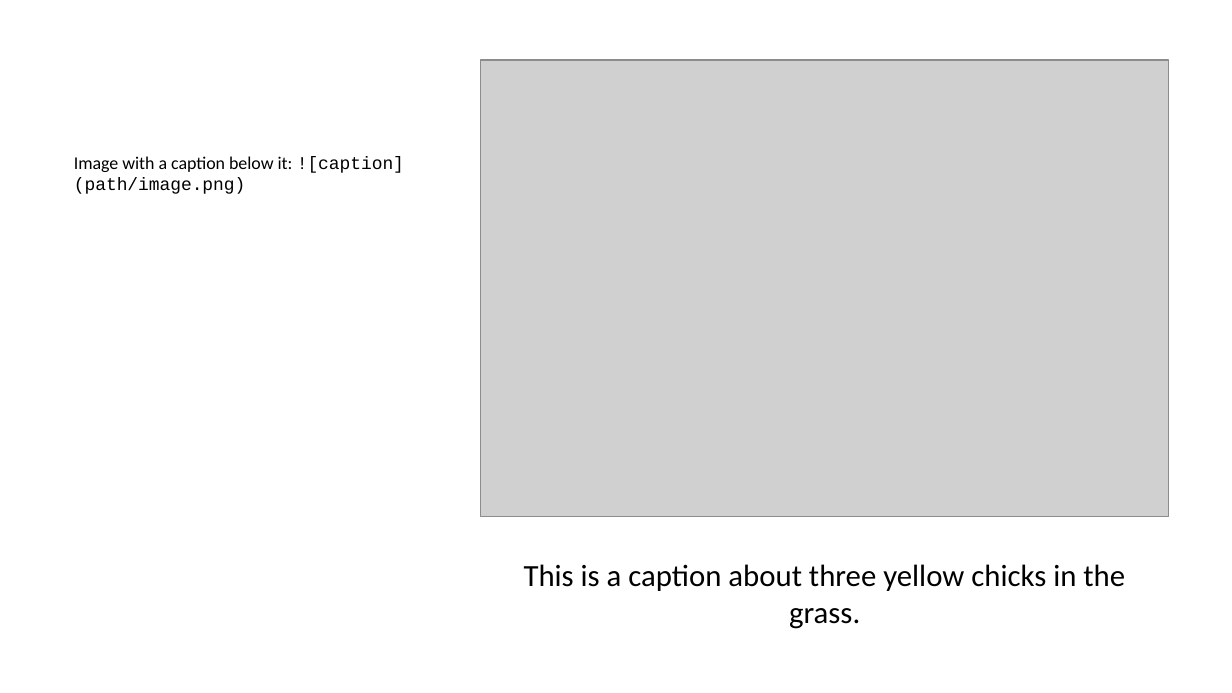
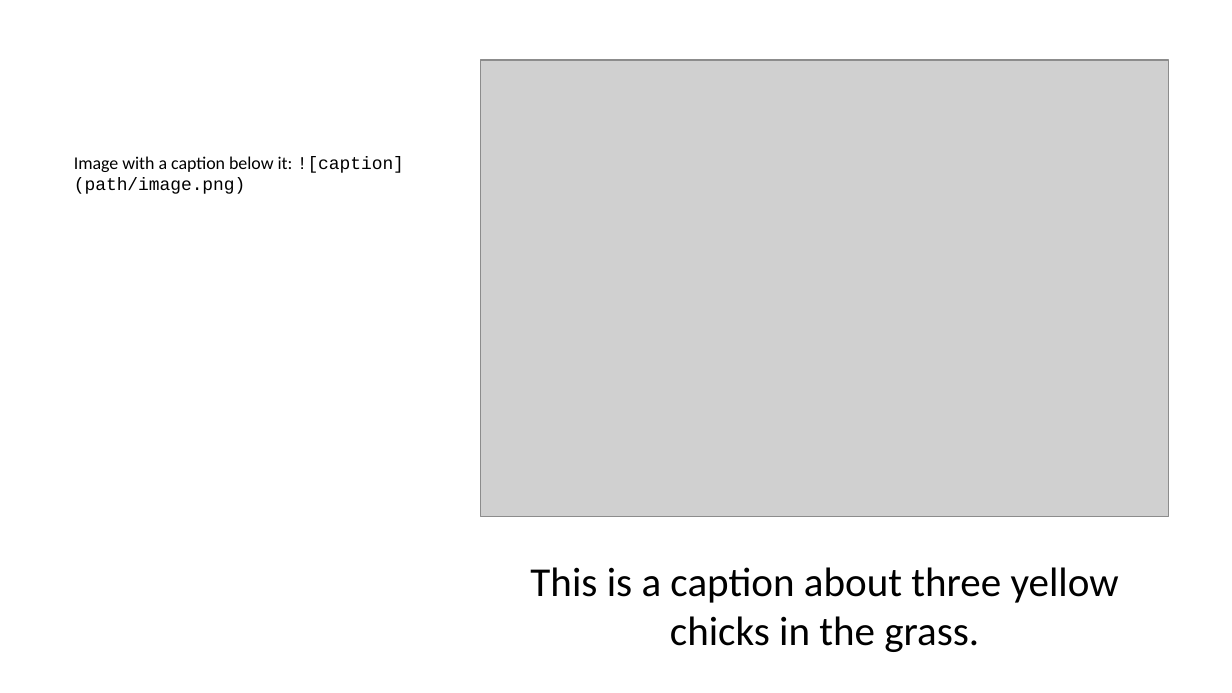
Before and after one commit to lmu-osc/train-the-trainer-student-track-OS, a slide deck: slide 47 of materials/OS-M3/OS-M3-S6-Quarto/OS-M3-S6-Quarto-slides.pptx. Drawn at 1232x693 pixels with LibreOffice and Linux fonts; fonts in the diff are those of the drawing; grey boxes stand for pictures. Boxes give left, top, right and bottom in pixels: in the first picture for what was removed or moved away, otherwise in the second. Text is boxed around its words. In the diff, an @@ line names an element or a change of style, - is before the commit and + after.

```diff
--- a/materials/OS-M3/OS-M3-S6-Quarto/OS-M3-S6-Quarto-slides.pptx
+++ b/materials/OS-M3/OS-M3-S6-Quarto/OS-M3-S6-Quarto-slides.pptx
@@ text "This is a caption about ..." at (530,567,1119,652): size 18 to 24 pt; more space between paragraphs @@
```
Also in this commit, not shown: 2 other slides changed, 44 other files.
